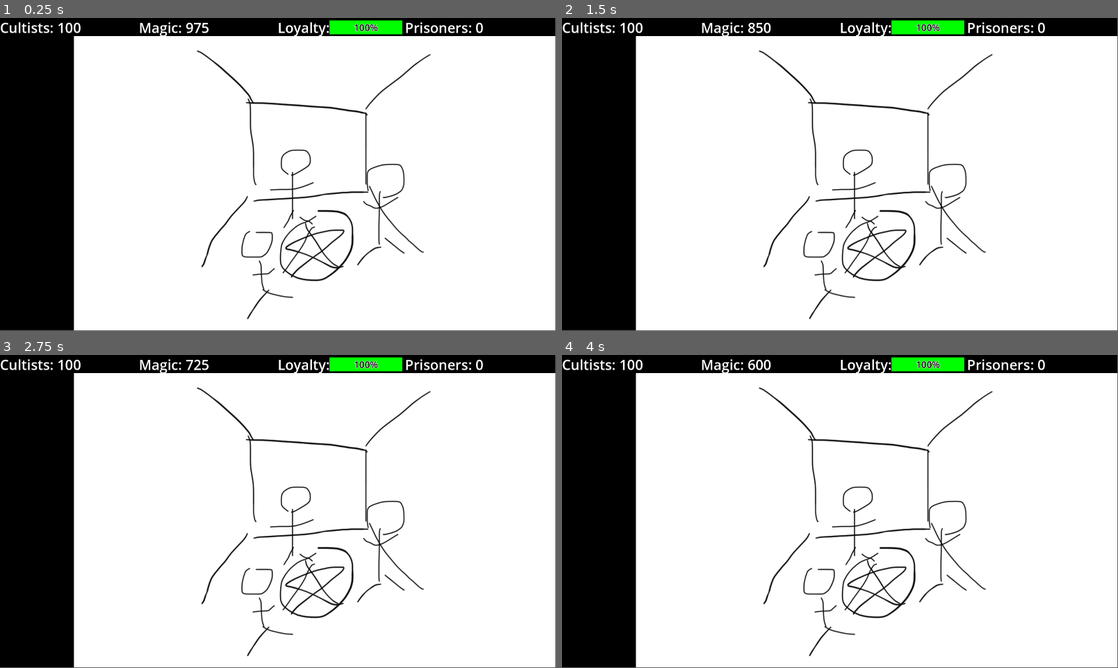
Above: before the commit, frames 1-4 (two rows, left to right).
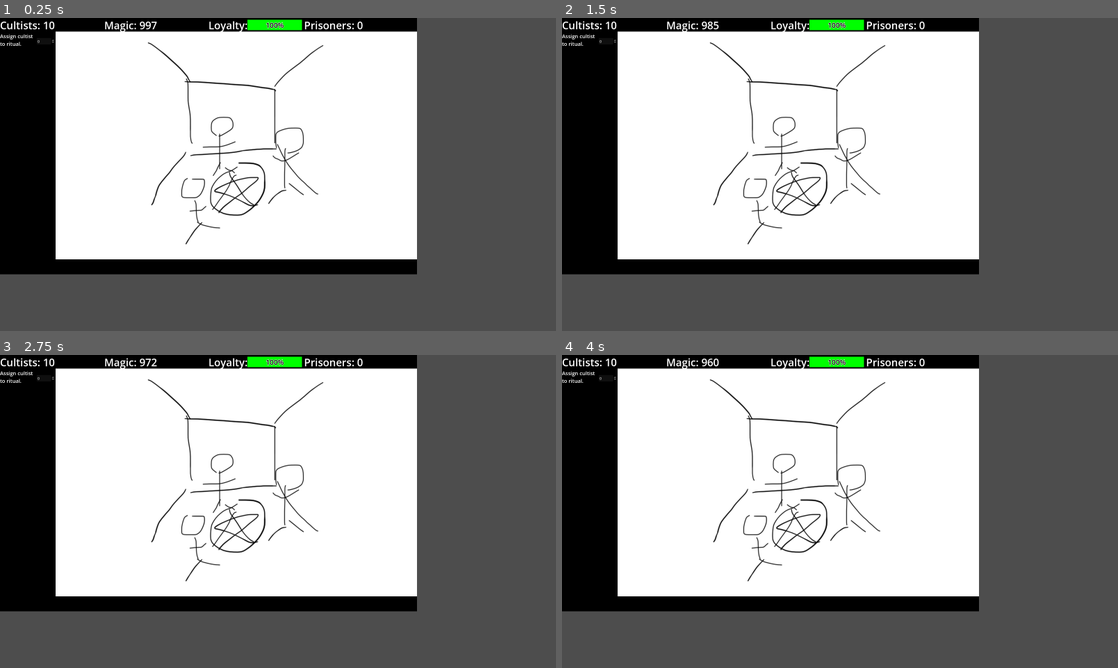
Above: after the commit, the same moments.

Repository: ShroomySquid/Ludum_Dare
Game: Godot game, scene res://node_2d.tscn
Same seed, same stepped clock (60 frames per second), same inputs: the game is played once before the commit and once after it.
Inputs:
- Up to frame 1 (0.25 s): no input
- Up to frame 2 (1.5 s): no input
- Up to frame 3 (2.75 s): no input
- Up to frame 4 (4 s): no input
In our replay, the window is 799x449 before the commit and 800x450 after it. These sizes can differ from the game's own. Grey fills any space a smaller window leaves; there, only what the larger window draws over its background counts as a difference.

The runs differ from the first frame. In frame 1, 49% of the frame differs, in the area x 0-100%, y 0-100%; in frame 2, 49%; in frame 3, 49%; in frame 4, 49%.

Commit message:
magic loss depends on amount of magic people

Diff:
--- a/ui_prototype/Control.gd
+++ b/ui_prototype/Control.gd
@@ -1,8 +1,10 @@
 extends Control
-var cultist_count = 100
+var available_cultists = 10
+var total_cultists = 10
 var magic_count = 1000
 var loyalty_percent = 100
 var prisoners_count = 0
+var cultists_in_ritual = 0
 
 
 # Called when the node enters the scene tree for the first time.
@@ -12,10 +14,15 @@
 
 # Called every frame. 'delta' is the elapsed time since the previous frame.
 func _process(delta):
-	magic_count -= delta * cultist_count
+	if (magic_count > cultists_in_ritual * 100):
+		magic_count -= delta * (total_cultists - cultists_in_ritual)
 	if (int(magic_count) == 0):
 		print("Dead you are, try again you must.")
-	$cultist_label.text = "Cultists: " + str(cultist_count)
+	if (cultists_in_ritual > total_cultists):
+		$Cultist_Send.value = total_cultists
+	available_cultists = total_cultists - cultists_in_ritual
+	$cultist_label.text = "Cultists: " + str(available_cultists)
 	$magic_label.text = "Magic: " + str(int(magic_count))
 	$loyalty_bar.value = loyalty_percent
 	$prisoners_label.text = "Prisoners: " + str(prisoners_count)
+	cultists_in_ritual = $Cultist_Send.value
--- a/ui_prototype/node_2d.tscn
+++ b/ui_prototype/node_2d.tscn
@@ -4,7 +4,7 @@
 [ext_resource type="PackedScene" uid="uid://dqh3trwm4smod" path="res://ui.tscn" id="2_iytib"]
 [ext_resource type="PackedScene" uid="uid://ci01t38757bvr" path="res://view.tscn" id="3_gmkf1"]
 
-[node name="Node2D" type="Node2D"]
+[node name="Untitled Cult Game" type="Node2D"]
 
 [node name="ParallaxBackground" type="ParallaxBackground" parent="."]
 
--- a/ui_prototype/project.godot
+++ b/ui_prototype/project.godot
@@ -17,5 +17,5 @@
 
 [display]
 
-window/size/viewport_width=1920
-window/size/viewport_height=1080
+window/size/viewport_width=2560
+window/size/viewport_height=1440
--- a/ui_prototype/ui.tscn
+++ b/ui_prototype/ui.tscn
@@ -10,6 +10,10 @@
 
 [sub_resource type="StyleBoxFlat" id="StyleBoxFlat_g2tvy"]
 bg_color = Color(0, 1, 0, 1)
+
+[sub_resource type="LabelSettings" id="LabelSettings_srj8g"]
+line_spacing = 1.0
+font_size = 24
 
 [node name="UI" type="Control"]
 layout_mode = 3
@@ -65,3 +69,19 @@
 offset_bottom = 67.0
 text = "Prisoners:"
 label_settings = SubResource("LabelSettings_l3ewh")
+
+[node name="Cultist_Send_Label" type="Label" parent="."]
+layout_mode = 0
+offset_top = 67.0
+offset_right = 152.0
+offset_bottom = 136.0
+text = "Assign cultist
+to ritual."
+label_settings = SubResource("LabelSettings_srj8g")
+
+[node name="Cultist_Send" type="SpinBox" parent="."]
+layout_mode = 0
+offset_left = 169.0
+offset_top = 92.0
+offset_right = 252.062
+offset_bottom = 123.0
Not shown: 1 places in ui_prototype/ui.tscn that only renumber resources
